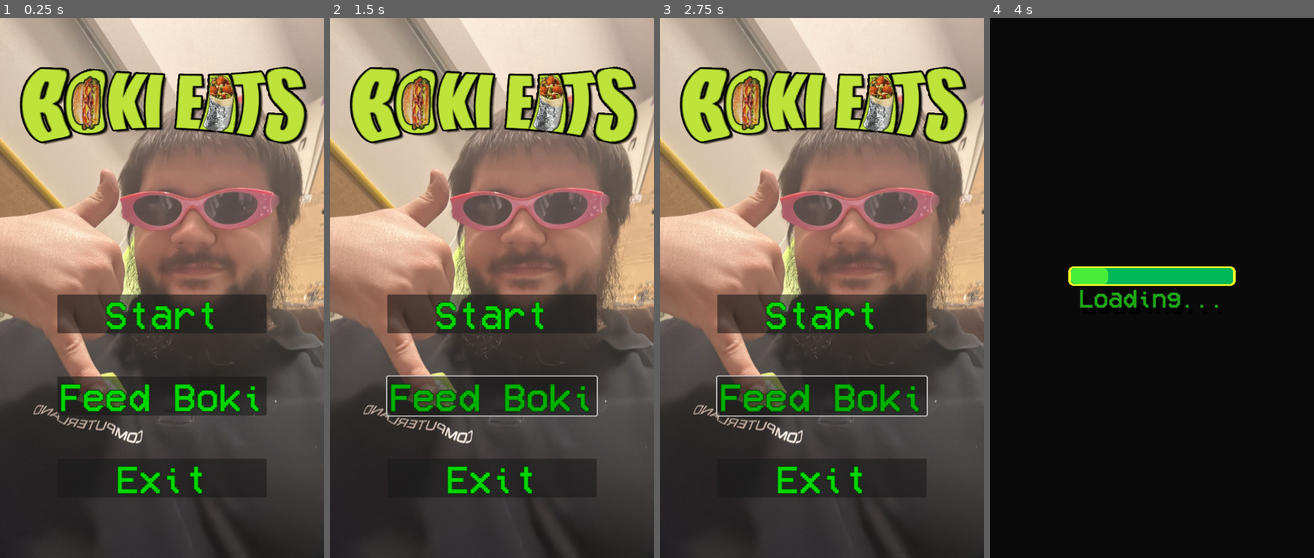
Above: before the commit, frames 1-4 (left to right).
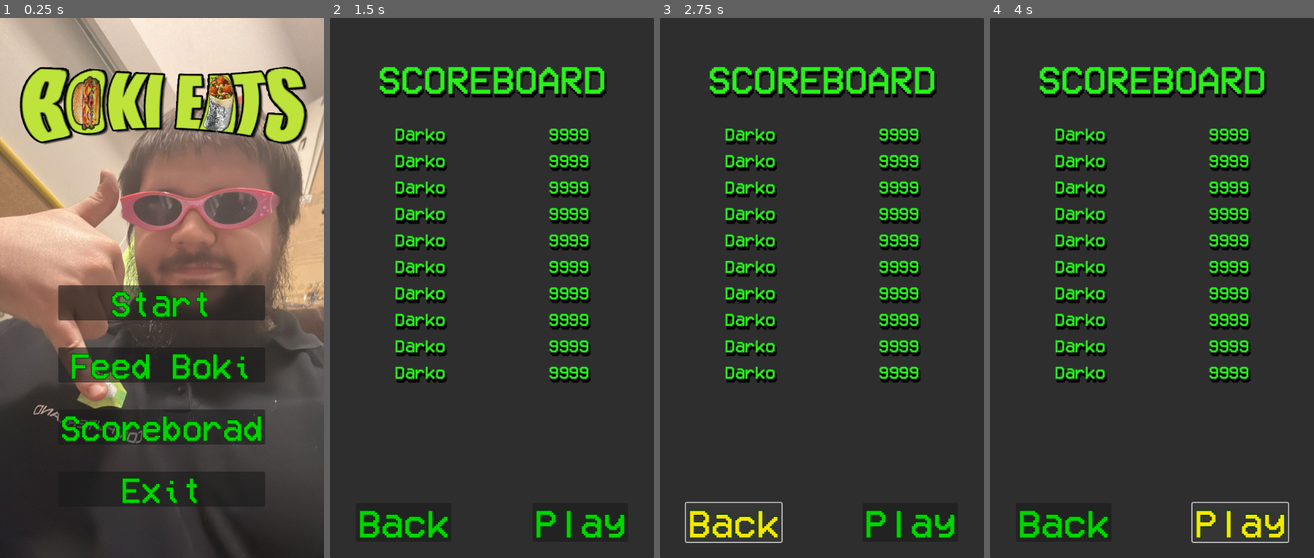
Above: after the commit, the same moments.

Repository: DKirkovik/Boki_eats_game
Game: Godot game, scene res://GUI/main_menu/main_menu.tscn
The game is run twice, just before and just after one commit, with the same random seed, the same clock (stepped at 60 frames per second) and the same inputs.
Inputs (mouse positions are in pixels of both pictures, inside the frame that each line leads up to):
- Up to frame 1 (0.25 s): no input
- Up to frame 2 (1.5 s): click "Feed Boki" at 0.5 s; click (492, 428) at 1.25 s, where only the run after the commit has a clickable "Scoreborad"
- Up to frame 3 (2.75 s): click (734, 520) at 2 s, where only the run after the commit has a clickable "Back"
- Up to frame 4 (4 s): click (1152, 315) at 2.75 s, where only the run before the commit has a clickable "Start"; click (1239, 520) at 3.5 s, where only the run after the commit has a clickable "Play"

The runs differ from the first frame. In frame 1, 12% of the frame differs, in the area x 17-83%, y 49-91%; in frame 2, 71%; in frame 3, 71%; in frame 4, 95%, in the area x 0-100%, y 0-100%.

Commit message:
added UI Scoreboard and small tweeks

Diff:
--- /dev/null
+++ b/Assets/Fonts/Lable scoreboard.tres
@@ -0,0 +1,14 @@
+[gd_resource type="LabelSettings" load_steps=2 format=3 uid="uid://dmkt5sqr2clce"]
+
+[ext_resource type="FontFile" uid="uid://bd15h0dmq2vbx" path="res://Assets/Fonts/VCR_OSD_MONO_1.001.ttf" id="1_pvmt6"]
+
+[resource]
+line_spacing = 5.0
+font = ExtResource("1_pvmt6")
+font_size = 32
+font_color = Color(0.160784, 0.94902, 0.101961, 1)
+outline_size = 3
+outline_color = Color(0.105882, 0.372549, 0.141176, 1)
+shadow_size = 5
+shadow_color = Color(0, 0, 0, 0.847059)
+shadow_offset = Vector2(3, 6)
--- a/Assets/Fonts/score_font.tres
+++ b/Assets/Fonts/score_font.tres
@@ -5,7 +5,6 @@
 [resource]
 line_spacing = 5.0
 font = ExtResource("1_7m85w")
-font_size = 46
 font_color = Color(0.160784, 0.94902, 0.101961, 1)
 outline_size = 3
 outline_color = Color(0.105882, 0.372549, 0.141176, 1)
--- /dev/null
+++ b/Button/button.tscn
@@ -0,0 +1,17 @@
+[gd_scene load_steps=2 format=3 uid="uid://dtic3qg74le2x"]
+
+[ext_resource type="FontFile" uid="uid://bd15h0dmq2vbx" path="res://Assets/Fonts/VCR_OSD_MONO_1.001.ttf" id="1_8p2wd"]
+
+[node name="Start" type="Button"]
+size_flags_vertical = 4
+theme_override_colors/font_color = Color(0, 0.839216, 0, 1)
+theme_override_colors/font_pressed_color = Color(0.913725, 0, 0, 1)
+theme_override_colors/font_hover_color = Color(0.976471, 0.901961, 0, 1)
+theme_override_colors/font_focus_color = Color(0, 0.690196, 0, 1)
+theme_override_colors/font_outline_color = Color(0, 0.247059, 0, 1)
+theme_override_constants/outline_size = 5
+theme_override_fonts/font = ExtResource("1_8p2wd")
+theme_override_font_sizes/font_size = 72
+text = "Start
+"
+icon_alignment = 1
--- a/GUI/hud.tscn
+++ b/GUI/hud.tscn
@@ -1,7 +1,6 @@
 [gd_scene load_steps=13 format=3 uid="uid://6miqyx3x5ovf"]
 
 [ext_resource type="Script" path="res://GUI/hud.gd" id="1_anr25"]
-[ext_resource type="LabelSettings" uid="uid://bqj4wsmbp8q75" path="res://Assets/Fonts/score_font.tres" id="1_fq0oi"]
 [ext_resource type="FontFile" uid="uid://bd15h0dmq2vbx" path="res://Assets/Fonts/VCR_OSD_MONO_1.001.ttf" id="2_ifkqp"]
 [ext_resource type="Texture2D" uid="uid://782uw3ipv3jb" path="res://Assets/Sprites/Boki_taliban.png" id="3_qwm5q"]
 [ext_resource type="AudioStream" uid="uid://dtxbl0gxtlli2" path="res://Assets/Music/one_0.wav" id="5_uecvu"]
@@ -14,6 +13,17 @@
 font_color = Color(0.733333, 0.878431, 0.235294, 1)
 outline_size = 3
 outline_color = Color(0.211765, 0.705882, 0.278431, 1)
+shadow_size = 10
+shadow_color = Color(0, 0, 0, 0.847059)
+shadow_offset = Vector2(6, 10)
+
+[sub_resource type="LabelSettings" id="LabelSettings_a51ap"]
+line_spacing = 5.0
+font = ExtResource("2_ifkqp")
+font_size = 32
+font_color = Color(0.160784, 0.94902, 0.101961, 1)
+outline_size = 3
+outline_color = Color(0.105882, 0.372549, 0.141176, 1)
 shadow_size = 10
 shadow_color = Color(0, 0, 0, 0.847059)
 shadow_offset = Vector2(6, 10)
@@ -160,7 +170,7 @@
 size_flags_horizontal = 0
 size_flags_vertical = 8
 text = "000"
-label_settings = ExtResource("1_fq0oi")
+label_settings = SubResource("LabelSettings_a51ap")
 horizontal_alignment = 1
 vertical_alignment = 1
 
@@ -170,10 +180,10 @@
 anchors_preset = 4
 anchor_top = 0.5
 anchor_bottom = 0.5
-offset_left = -75.0
-offset_top = -50.5
-offset_right = 25.0
-offset_bottom = 69.5
+offset_left = -76.0
+offset_top = -58.5
+offset_right = 24.0
+offset_bottom = 61.5
 grow_vertical = 2
 pivot_offset = Vector2(48, 58)
 texture = ExtResource("3_qwm5q")
--- a/GUI/main_menu/main_menu.gd
+++ b/GUI/main_menu/main_menu.gd
@@ -16,7 +16,6 @@
 
 
 func _on_scores_pressed():
-	print("Scores")
 	OS.shell_open("https://ko-fi.com/humanbones/donate")
 
 func music_settings() ->void:
@@ -24,3 +23,7 @@
 		main_menu_music.stop()
 	else:
 		main_menu_music.play()
+
+
+func _on_scoreboard_pressed():
+	GameManager.change_scoreboard_scene()
--- a/GUI/main_menu/main_menu.tscn
+++ b/GUI/main_menu/main_menu.tscn
@@ -1,8 +1,9 @@
-[gd_scene load_steps=5 format=3 uid="uid://bqdfwyb3mesir"]
+[gd_scene load_steps=6 format=3 uid="uid://bqdfwyb3mesir"]
 
 [ext_resource type="Texture2D" uid="uid://g48oupc0o1p2" path="res://Assets/Sprites/mainMenu_boki.png" id="1_n1km4"]
 [ext_resource type="Script" path="res://GUI/main_menu/main_menu.gd" id="1_rbqlr"]
 [ext_resource type="FontFile" uid="uid://bd15h0dmq2vbx" path="res://Assets/Fonts/VCR_OSD_MONO_1.001.ttf" id="2_k70hb"]
+[ext_resource type="PackedScene" uid="uid://dtic3qg74le2x" path="res://Button/button.tscn" id="3_4x3t5"]
 [ext_resource type="AudioStream" uid="uid://cxr8hu04yr3bu" path="res://Assets/Music/carnival_of_strangeness.wav" id="4_hg8uo"]
 
 [node name="MainMenu" type="Control"]
@@ -38,22 +39,11 @@
 layout_mode = 2
 size_flags_horizontal = 4
 size_flags_vertical = 4
-theme_override_constants/separation = 80
+theme_override_constants/separation = 50
 
-[node name="Start" type="Button" parent="CanvasLayer/MarginContainer/VBoxContainer"]
+[node name="Start" parent="CanvasLayer/MarginContainer/VBoxContainer" instance=ExtResource("3_4x3t5")]
 layout_mode = 2
-size_flags_vertical = 4
-theme_override_colors/font_color = Color(0, 0.839216, 0, 1)
-theme_override_colors/font_pressed_color = Color(0.913725, 0, 0, 1)
-theme_override_colors/font_hover_color = Color(0.976471, 0.901961, 0, 1)
-theme_override_colors/font_focus_color = Color(0, 0.690196, 0, 1)
-theme_override_colors/font_outline_color = Color(0, 0.247059, 0, 1)
-theme_override_constants/outline_size = 5
-theme_override_fonts/font = ExtResource("2_k70hb")
-theme_override_font_sizes/font_size = 72
-text = "Start
-"
-icon_alignment = 1
+theme_override_font_sizes/font_size = 64
 
 [node name="FeedBoki" type="Button" parent="CanvasLayer/MarginContainer/VBoxContainer"]
 layout_mode = 2
@@ -65,8 +55,23 @@
 theme_override_colors/font_outline_color = Color(0, 0.247059, 0, 1)
 theme_override_constants/outline_size = 5
 theme_override_fonts/font = ExtResource("2_k70hb")
-theme_override_font_sizes/font_size = 72
+theme_override_font_sizes/font_size = 64
 text = "Feed Boki
+"
+icon_alignment = 1
+
+[node name="Scoreboard" type="Button" parent="CanvasLayer/MarginContainer/VBoxContainer"]
+layout_mode = 2
+size_flags_vertical = 4
+theme_override_colors/font_color = Color(0, 0.839216, 0, 1)
+theme_override_colors/font_pressed_color = Color(0.913725, 0, 0, 1)
+theme_override_colors/font_hover_color = Color(0.976471, 0.901961, 0, 1)
+theme_override_colors/font_focus_color = Color(0, 0.690196, 0, 1)
+theme_override_colors/font_outline_color = Color(0, 0.247059, 0, 1)
+theme_override_constants/outline_size = 5
+theme_override_fonts/font = ExtResource("2_k70hb")
+theme_override_font_sizes/font_size = 64
+text = "Scoreborad
 "
 icon_alignment = 1
 
@@ -80,7 +85,7 @@
 theme_override_colors/font_outline_color = Color(0, 0.247059, 0, 1)
 theme_override_constants/outline_size = 5
 theme_override_fonts/font = ExtResource("2_k70hb")
-theme_override_font_sizes/font_size = 72
+theme_override_font_sizes/font_size = 64
 text = "Exit
 "
 icon_alignment = 1
@@ -91,4 +96,5 @@
 
 [connection signal="pressed" from="CanvasLayer/MarginContainer/VBoxContainer/Start" to="." method="_on_start_pressed"]
 [connection signal="pressed" from="CanvasLayer/MarginContainer/VBoxContainer/FeedBoki" to="." method="_on_scores_pressed"]
+[connection signal="pressed" from="CanvasLayer/MarginContainer/VBoxContainer/Scoreboard" to="." method="_on_scoreboard_pressed"]
 [connection signal="pressed" from="CanvasLayer/MarginContainer/VBoxContainer/Exit" to="." method="_on_exit_pressed"]
--- a/GameManagers/game_manager.gd
+++ b/GameManagers/game_manager.gd
@@ -15,7 +15,7 @@
 
 var game_scene: PackedScene = load("res://World/world.tscn")
 var menu_scene: PackedScene = load("res://GUI/main_menu/main_menu.tscn")
-
+var scoreboard_scene:PackedScene = load("res://Scoreboard/scoreboard.tscn")
 
 func on_score_changed(_score:float) ->void:
 	if !is_game_over:
@@ -55,6 +55,10 @@
 	get_tree().change_scene_to_packed(menu_scene)
 	scene_changed.emit()
 
+func change_scoreboard_scene() ->void:
+	get_tree().change_scene_to_packed(scoreboard_scene)
+	scene_changed.emit()
+
 func one_up(_lives:int) ->void:
 	lives +=_lives
 	lives_changed.emit(lives)
--- a/LoadingScreen/load_screen.gd
+++ b/LoadingScreen/load_screen.gd
@@ -1,7 +1,7 @@
 extends Control
 
 @onready var timer = $Timer
-@onready var progress_bar = $ColorRect/CenterContainer/VBoxContainer/ProgressBar
+@onready var progress_bar = $ColorRect/VBoxContainer/ProgressBar
 @onready var animation_player = $AnimationPlayer
 
 @export var obj_to_load: Array
--- a/LoadingScreen/load_screen.tscn
+++ b/LoadingScreen/load_screen.tscn
@@ -44,7 +44,7 @@
 tracks/0/type = "value"
 tracks/0/imported = false
 tracks/0/enabled = true
-tracks/0/path = NodePath("ColorRect/CenterContainer/VBoxContainer/Label:modulate")
+tracks/0/path = NodePath("ColorRect/VBoxContainer/Label:modulate")
 tracks/0/interp = 2
 tracks/0/loop_wrap = true
 tracks/0/keys = {
@@ -59,7 +59,7 @@
 tracks/0/type = "value"
 tracks/0/imported = false
 tracks/0/enabled = true
-tracks/0/path = NodePath("ColorRect/CenterContainer/VBoxContainer/Label:modulate")
+tracks/0/path = NodePath("ColorRect/VBoxContainer/Label:modulate")
 tracks/0/interp = 1
 tracks/0/loop_wrap = true
 tracks/0/keys = {
@@ -148,10 +148,22 @@
 grow_horizontal = 2
 grow_vertical = 2
 
-[node name="VBoxContainer" type="VBoxContainer" parent="ColorRect/CenterContainer"]
-layout_mode = 2
-
-[node name="ProgressBar" type="ProgressBar" parent="ColorRect/CenterContainer/VBoxContainer"]
+[node name="VBoxContainer" type="VBoxContainer" parent="ColorRect"]
+layout_mode = 1
+anchors_preset = 8
+anchor_left = 0.5
+anchor_top = 0.5
+anchor_right = 0.5
+anchor_bottom = 0.5
+offset_left = -153.5
+offset_top = -66.5
+offset_right = 153.5
+offset_bottom = 66.5
+grow_horizontal = 2
+grow_vertical = 2
+theme_override_constants/separation = 20
+
+[node name="ProgressBar" type="ProgressBar" parent="ColorRect/VBoxContainer"]
 custom_minimum_size = Vector2(300, 30)
 layout_mode = 2
 size_flags_vertical = 4
@@ -160,13 +172,31 @@
 theme_override_styles/fill = SubResource("StyleBoxFlat_xnfro")
 show_percentage = false
 
-[node name="Label" type="Label" parent="ColorRect/CenterContainer/VBoxContainer"]
+[node name="Label" type="Label" parent="ColorRect/VBoxContainer"]
 layout_mode = 2
 text = "Loading..."
 label_settings = ExtResource("2_vnvy0")
 horizontal_alignment = 1
 vertical_alignment = 1
 
+[node name="RichTextLabel" type="RichTextLabel" parent="ColorRect/VBoxContainer"]
+layout_mode = 2
+size_flags_vertical = 4
+theme_override_fonts/normal_font = ExtResource("1_7y5ay")
+theme_override_fonts/bold_font = ExtResource("1_7y5ay")
+theme_override_font_sizes/normal_font_size = 12
+theme_override_font_sizes/bold_font_size = 14
+bbcode_enabled = true
+text = "[b]TIP[/b]: [i]Boki doesn't like to eat vegetables![/i]
+
+
+
+
+
+"
+fit_content = true
+autowrap_mode = 0
+
 [node name="AnimationPlayer" type="AnimationPlayer" parent="."]
 libraries = {
 "": SubResource("AnimationLibrary_mswsm")
--- /dev/null
+++ b/Scoreboard/scoreboard.tscn
@@ -0,0 +1,250 @@
+[gd_scene load_steps=5 format=3 uid="uid://cnpntvhcsos2h"]
+
+[ext_resource type="FontFile" uid="uid://bd15h0dmq2vbx" path="res://Assets/Fonts/VCR_OSD_MONO_1.001.ttf" id="1_kbfuc"]
+[ext_resource type="LabelSettings" uid="uid://dmkt5sqr2clce" path="res://Assets/Fonts/Lable scoreboard.tres" id="1_ts6c1"]
+[ext_resource type="PackedScene" uid="uid://dtic3qg74le2x" path="res://Button/button.tscn" id="3_nrxpl"]
+
+[sub_resource type="LabelSettings" id="LabelSettings_gcytn"]
+line_spacing = 5.0
+font = ExtResource("1_kbfuc")
+font_size = 72
+font_color = Color(0.160784, 0.94902, 0.101961, 1)
+outline_size = 3
+outline_color = Color(0.105882, 0.372549, 0.141176, 1)
+shadow_size = 5
+shadow_color = Color(0, 0, 0, 0.847059)
+shadow_offset = Vector2(3, 6)
+
+[node name="Scoreboard" type="Control"]
+layout_mode = 3
+anchors_preset = 15
+anchor_right = 1.0
+anchor_bottom = 1.0
+grow_horizontal = 2
+grow_vertical = 2
+
+[node name="Panel" type="Panel" parent="."]
+layout_mode = 1
+anchors_preset = 15
+anchor_right = 1.0
+anchor_bottom = 1.0
+grow_horizontal = 2
+grow_vertical = 2
+
+[node name="TitleMarginCont" type="MarginContainer" parent="Panel"]
+layout_mode = 1
+anchors_preset = 5
+anchor_left = 0.5
+anchor_right = 0.5
+offset_left = -210.0
+offset_right = 210.0
+offset_bottom = 144.0
+grow_horizontal = 2
+theme_override_constants/margin_top = 80
+
+[node name="Title" type="Label" parent="Panel/TitleMarginCont"]
+layout_mode = 2
+text = "SCOREBOARD
+"
+label_settings = SubResource("LabelSettings_gcytn")
+horizontal_alignment = 1
+
+[node name="ScoreContainer" type="MarginContainer" parent="Panel"]
+layout_mode = 1
+anchors_preset = 15
+anchor_right = 1.0
+anchor_bottom = 1.0
+grow_horizontal = 2
+grow_vertical = 2
+theme_override_constants/margin_left = 120
+theme_override_constants/margin_top = 200
+theme_override_constants/margin_right = 120
+theme_override_constants/margin_bottom = 200
+
+[node name="Names" type="VBoxContainer" parent="Panel/ScoreContainer"]
+layout_mode = 2
+theme_override_constants/separation = 20
+
+[node name="Name" type="Label" parent="Panel/ScoreContainer/Names"]
+layout_mode = 2
+size_flags_horizontal = 0
+text = "Darko"
+label_settings = ExtResource("1_ts6c1")
+horizontal_alignment = 2
+vertical_alignment = 1
+
+[node name="Name2" type="Label" parent="Panel/ScoreContainer/Names"]
+layout_mode = 2
+size_flags_horizontal = 0
+text = "Darko"
+label_settings = ExtResource("1_ts6c1")
+horizontal_alignment = 2
+vertical_alignment = 1
+
+[node name="Name3" type="Label" parent="Panel/ScoreContainer/Names"]
+layout_mode = 2
+size_flags_horizontal = 0
+text = "Darko"
+label_settings = ExtResource("1_ts6c1")
+horizontal_alignment = 2
+vertical_alignment = 1
+
+[node name="Name4" type="Label" parent="Panel/ScoreContainer/Names"]
+layout_mode = 2
+size_flags_horizontal = 0
+text = "Darko"
+label_settings = ExtResource("1_ts6c1")
+horizontal_alignment = 2
+vertical_alignment = 1
+
+[node name="Name5" type="Label" parent="Panel/ScoreContainer/Names"]
+layout_mode = 2
+size_flags_horizontal = 0
+text = "Darko"
+label_settings = ExtResource("1_ts6c1")
+horizontal_alignment = 2
+vertical_alignment = 1
+
+[node name="Name6" type="Label" parent="Panel/ScoreContainer/Names"]
+layout_mode = 2
+size_flags_horizontal = 0
+text = "Darko"
+label_settings = ExtResource("1_ts6c1")
+horizontal_alignment = 2
+vertical_alignment = 1
+
+[node name="Name7" type="Label" parent="Panel/ScoreContainer/Names"]
+layout_mode = 2
+size_flags_horizontal = 0
+text = "Darko"
+label_settings = ExtResource("1_ts6c1")
+horizontal_alignment = 2
+vertical_alignment = 1
+
+[node name="Name8" type="Label" parent="Panel/ScoreContainer/Names"]
+layout_mode = 2
+size_flags_horizontal = 0
+text = "Darko"
+label_settings = ExtResource("1_ts6c1")
+horizontal_alignment = 2
+vertical_alignment = 1
+
+[node name="Name9" type="Label" parent="Panel/ScoreContainer/Names"]
+layout_mode = 2
+size_flags_horizontal = 0
+text = "Darko"
+label_settings = ExtResource("1_ts6c1")
+horizontal_alignment = 2
+vertical_alignment = 1
+
+[node name="Name10" type="Label" parent="Panel/ScoreContainer/Names"]
+layout_mode = 2
+size_flags_horizontal = 0
+text = "Darko"
+label_settings = ExtResource("1_ts6c1")
+horizontal_alignment = 2
+vertical_alignment = 1
+
+[node name="Score" type="VBoxContainer" parent="Panel/ScoreContainer"]
+layout_mode = 2
+theme_override_constants/separation = 20
+
+[node name="Score" type="Label" parent="Panel/ScoreContainer/Score"]
+layout_mode = 2
+size_flags_horizontal = 8
+text = "9999"
+label_settings = ExtResource("1_ts6c1")
+vertical_alignment = 1
+
+[node name="Score2" type="Label" parent="Panel/ScoreContainer/Score"]
+layout_mode = 2
+size_flags_horizontal = 8
+text = "9999"
+label_settings = ExtResource("1_ts6c1")
+vertical_alignment = 1
+
+[node name="Score3" type="Label" parent="Panel/ScoreContainer/Score"]
+layout_mode = 2
+size_flags_horizontal = 8
+text = "9999"
+label_settings = ExtResource("1_ts6c1")
+vertical_alignment = 1
+
+[node name="Score4" type="Label" parent="Panel/ScoreContainer/Score"]
+layout_mode = 2
+size_flags_horizontal = 8
+text = "9999"
+label_settings = ExtResource("1_ts6c1")
+vertical_alignment = 1
+
+[node name="Score5" type="Label" parent="Panel/ScoreContainer/Score"]
+layout_mode = 2
+size_flags_horizontal = 8
+text = "9999"
+label_settings = ExtResource("1_ts6c1")
+vertical_alignment = 1
+
+[node name="Score6" type="Label" parent="Panel/ScoreContainer/Score"]
+layout_mode = 2
+size_flags_horizontal = 8
+text = "9999"
+label_settings = ExtResource("1_ts6c1")
+vertical_alignment = 1
+
+[node name="Score7" type="Label" parent="Panel/ScoreContainer/Score"]
+layout_mode = 2
+size_flags_horizontal = 8
+text = "9999"
+label_settings = ExtResource("1_ts6c1")
+vertical_alignment = 1
+
+[node name="Score8" type="Label" parent="Panel/ScoreContainer/Score"]
+layout_mode = 2
+size_flags_horizontal = 8
+text = "9999"
+label_settings = ExtResource("1_ts6c1")
+vertical_alignment = 1
+
+[node name="Score9" type="Label" parent="Panel/ScoreContainer/Score"]
+layout_mode = 2
+size_flags_horizontal = 8
+text = "9999"
+label_settings = ExtResource("1_ts6c1")
+vertical_alignment = 1
+
+[node name="Score10" type="Label" parent="Panel/ScoreContainer/Score"]
+layout_mode = 2
+size_flags_horizontal = 8
+text = "9999"
+label_settings = ExtResource("1_ts6c1")
+vertical_alignment = 1
+
+[node name="ButtonContainer" type="MarginContainer" parent="Panel"]
+layout_mode = 1
+anchors_preset = 12
+anchor_top = 1.0
+anchor_right = 1.0
+anchor_bottom = 1.0
+offset_top = -31.0
+grow_horizontal = 2
+grow_vertical = 0
+theme_override_constants/margin_left = 50
+theme_override_constants/margin_right = 50
+theme_override_constants/margin_bottom = 30
+
+[node name="HBoxContainer" type="HBoxContainer" parent="Panel/ButtonContainer"]
+layout_mode = 2
+size_flags_vertical = 8
+theme_override_constants/separation = 150
+
+[node name="Back" parent="Panel/ButtonContainer/HBoxContainer" instance=ExtResource("3_nrxpl")]
+layout_mode = 2
+size_flags_horizontal = 0
+text = "Back
+"
+
+[node name="Play" parent="Panel/ButtonContainer/HBoxContainer" instance=ExtResource("3_nrxpl")]
+layout_mode = 2
+size_flags_horizontal = 8
+text = "Play
+"
Not shown, added: Export/game/index.apple-touch-icon.png.import
Not shown, added: Export/game/index.icon.png.import
Not shown, added: Export/game/index.png.import
Not shown, changed: Export/game 0.0.1.zip
Not shown, changed: Export/game.zip
